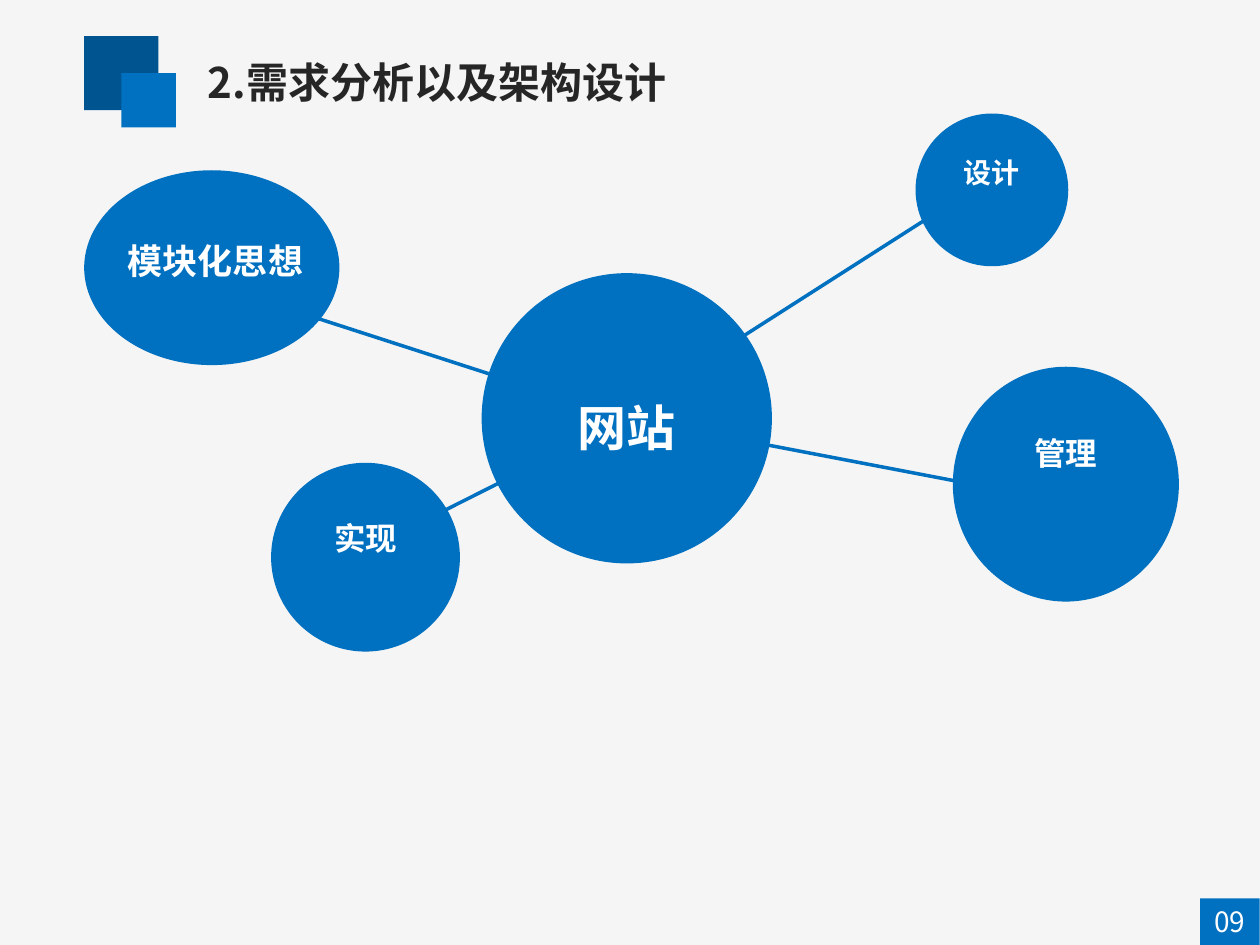
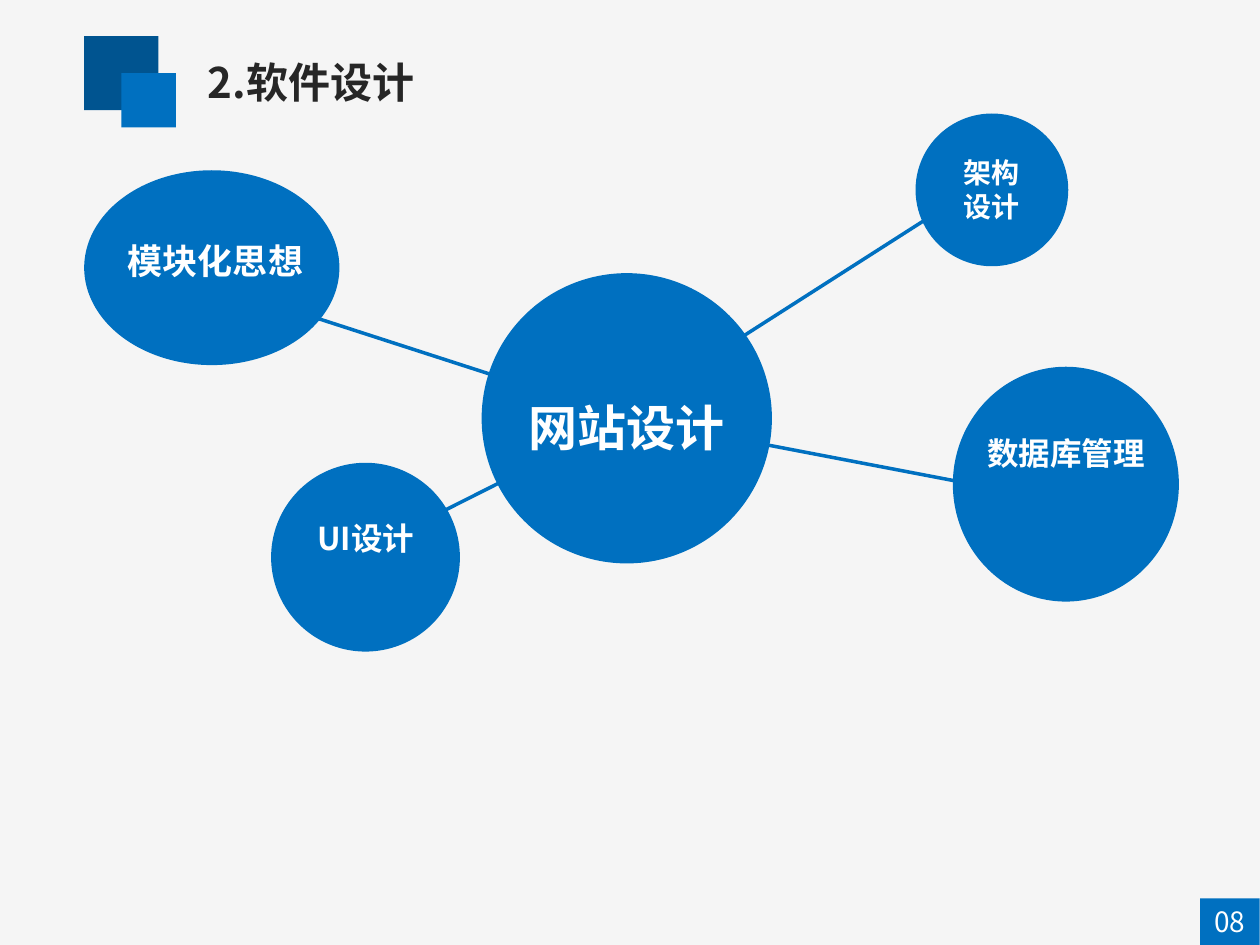
Before and after one commit to lijianhui1997/about_graduate, a slide deck: slide 8 of 答辩/李建辉-答辩.pptx. Drawn at 1260x945 pixels with LibreOffice and Linux fonts; fonts in the diff are those of the drawing. Boxes give left, top, right and bottom in pixels: in the first picture for what was removed or moved away, otherwise in the second. Text is boxed around its words. In the diff, an @@ line names an element or a change of style, - is before the commit and + after.

```diff
--- a/答辩/李建辉-答辩.pptx
+++ b/答辩/李建辉-答辩.pptx
@@ text at [208, 62, 414, 102]: text changed @@
-2.需求分析以及架构设计
+2.软件设计
@@ text at [964, 159, 1020, 186]: paragraph added @@
+架构
@@ text at [529, 404, 725, 451]: text changed @@
-网站
+网站设计
@@ text at [987, 438, 1145, 468]: text changed @@
-管理
+数据库管理
@@ text at [317, 523, 414, 553]: text changed @@
-实现
+UI设计
@@ text at [1214, 911, 1245, 933]: text changed @@
-09
+08
```
Also in this commit, not shown: 16 other slides changed, 2 slides added, 6 slides removed, 5 other files.
